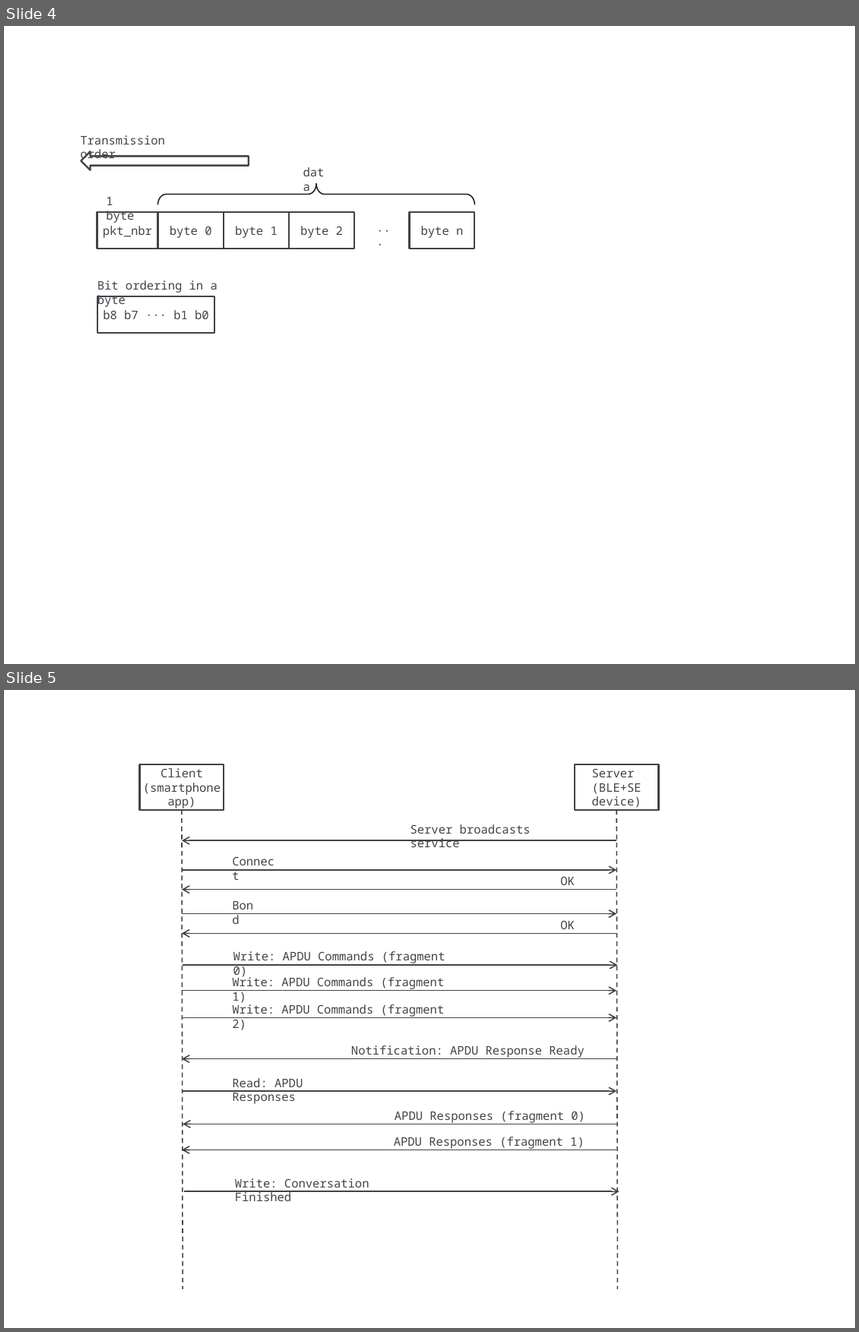
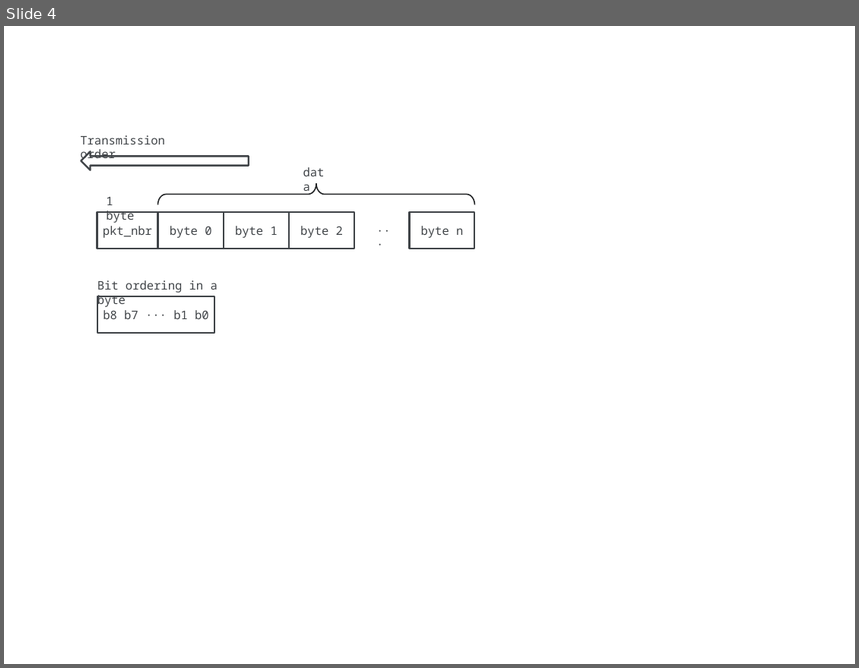
Before and after one commit to fidesmo/apdu-over-ble, a slide deck: resources/figures.pptx. Shown one above the other, each under a label of ours: slides 4 and 5 before the commit, slide 4 after it. The pictures are 859x1332 and 859x668 pixels, drawn with LibreOffice and Linux fonts; fonts in the diff are those of the drawing. Boxes give left, top, right and bottom in pixels: in the first picture for what was removed or moved away, otherwise in the second. Text is boxed around its words. In the diff, an @@ line names an element or a change of style, - is before the commit and + after.

```diff
--- a/resources/figures.pptx
+++ b/resources/figures.pptx
@@ slide 5 removed at bbox=[4, 690, 855, 1328], background #FFFFFF @@
@@ rectangle removed at bbox=[139, 764, 224, 810] @@
-Client (smartphone app)
@@ rectangle removed at bbox=[574, 764, 658, 810] @@
-Server
-(BLE+SE device)
@@ line removed from (182, 810) to (183, 1289) @@
@@ text removed at bbox=[411, 825, 531, 847] @@
-Server broadcasts service
@@ line removed from (617, 810) to (618, 1289) @@
@@ arrow removed from (617, 840) to (182, 840) @@
@@ arrow removed from (182, 869) to (617, 869) @@
@@ text removed at bbox=[224, 850, 287, 873] @@
-Connect
@@ arrow removed from (617, 890) to (182, 890) @@
@@ text removed at bbox=[224, 894, 267, 917] @@
-Bond
@@ text removed at bbox=[560, 876, 575, 885] @@
-OK
@@ arrow removed from (182, 914) to (617, 914) @@
@@ arrow removed from (617, 933) to (182, 933) @@
@@ text removed at bbox=[560, 920, 575, 929] @@
-OK
@@ text removed at bbox=[234, 951, 446, 979] @@
-Write: APDU Commands (fragment 0)
@@ arrow removed from (183, 965) to (618, 965) @@
@@ text removed at bbox=[232, 976, 445, 1003] @@
-Write: APDU Commands (fragment 1)
@@ arrow removed from (182, 990) to (617, 990) @@
@@ text removed at bbox=[232, 1005, 445, 1030] @@
-Write: APDU Commands (fragment 2)
@@ arrow removed from (182, 1018) to (617, 1018) @@
@@ text removed at bbox=[351, 1046, 585, 1058] @@
-Notification: APDU Response Ready
@@ arrow removed from (617, 1059) to (182, 1059) @@
@@ arrow removed from (182, 1092) to (617, 1092) @@
@@ text removed at bbox=[232, 1078, 303, 1104] @@
-Read: APDU Responses
@@ text removed at bbox=[395, 1111, 585, 1123] @@
-APDU Responses (fragment 0)
@@ arrow removed from (618, 1124) to (183, 1124) @@
@@ text removed at bbox=[394, 1137, 585, 1149] @@
-APDU Responses (fragment 1)
@@ arrow removed from (617, 1151) to (182, 1151) @@
@@ text removed at bbox=[235, 1179, 370, 1201] @@
-Write: Conversation Finished
@@ arrow removed from (184, 1192) to (620, 1192) @@
```
Also in this commit, not shown: 2 other files.
